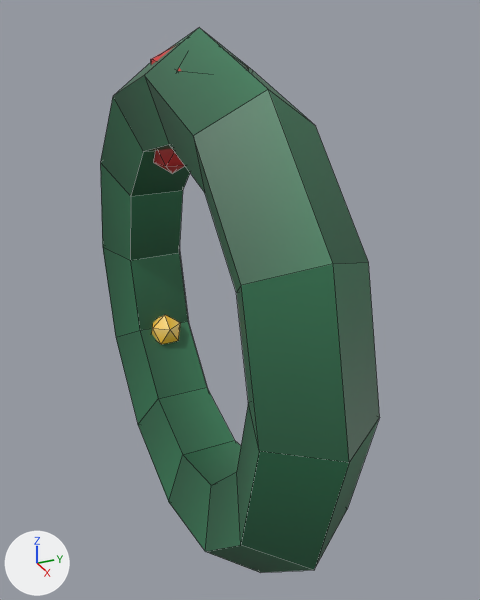
The FBX model art/export/dt_wreath.fbx: old version first, new version second.
Rendered twice from a 50 mm camera at (3.01, -1.15, 2.93) aimed at (0.05, 0.18, 1.45). Lighting does not change. The marker at lower left points along +X, +Y and +Z. The picture after the commit comes second. Mesh edges are drawn as thin lines.

The first picture shows 'dt_wreath'.
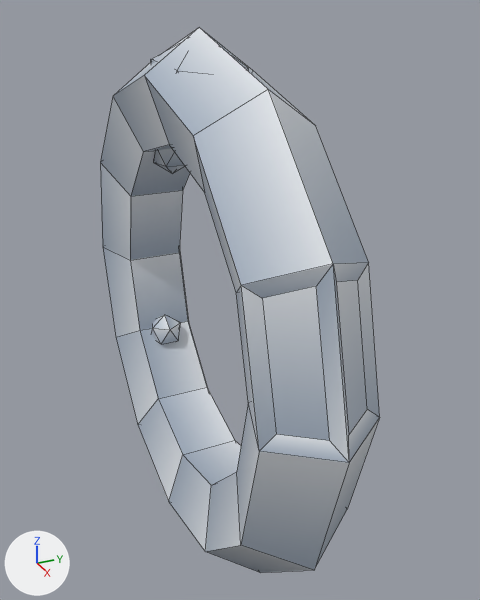
What differs and where, as boxes [x1, y1, x2, y2] in the pictures (480 x 600 px):
part 1 of me_dt_wreath, cut back: [241, 262, 380, 463] in both
part 2 of me_dt_wreath, surface changed (green to grey): [100, 27, 379, 573] in both

The edits, one by one:
me_dt_wreath is used by ob_dt_wreath; location (0.0, 0.0, 0.0).
me_dt_wreath had 108 vertices, 140 faces and spanned x -1.4..1.4, y -0.27..0.27, z 0.0..2.8.
me_dt_wreath now has 116 vertices, 148 faces and spans x -1.4..1.4, y -0.27..0.27, z 0.0..2.8.
Part 1, on me_dt_wreath:
2 faces are deleted.
8 vertices are added at x 1.08..1.33, y -0.2..0.2, z 1.46..2.01.
10 new faces join them.
me_dt_wreath part 2: 138 kept faces spanning x -1.4..1.4, y -0.27..0.27, z 0.0..2.8 get new texture (UV) coordinates.
